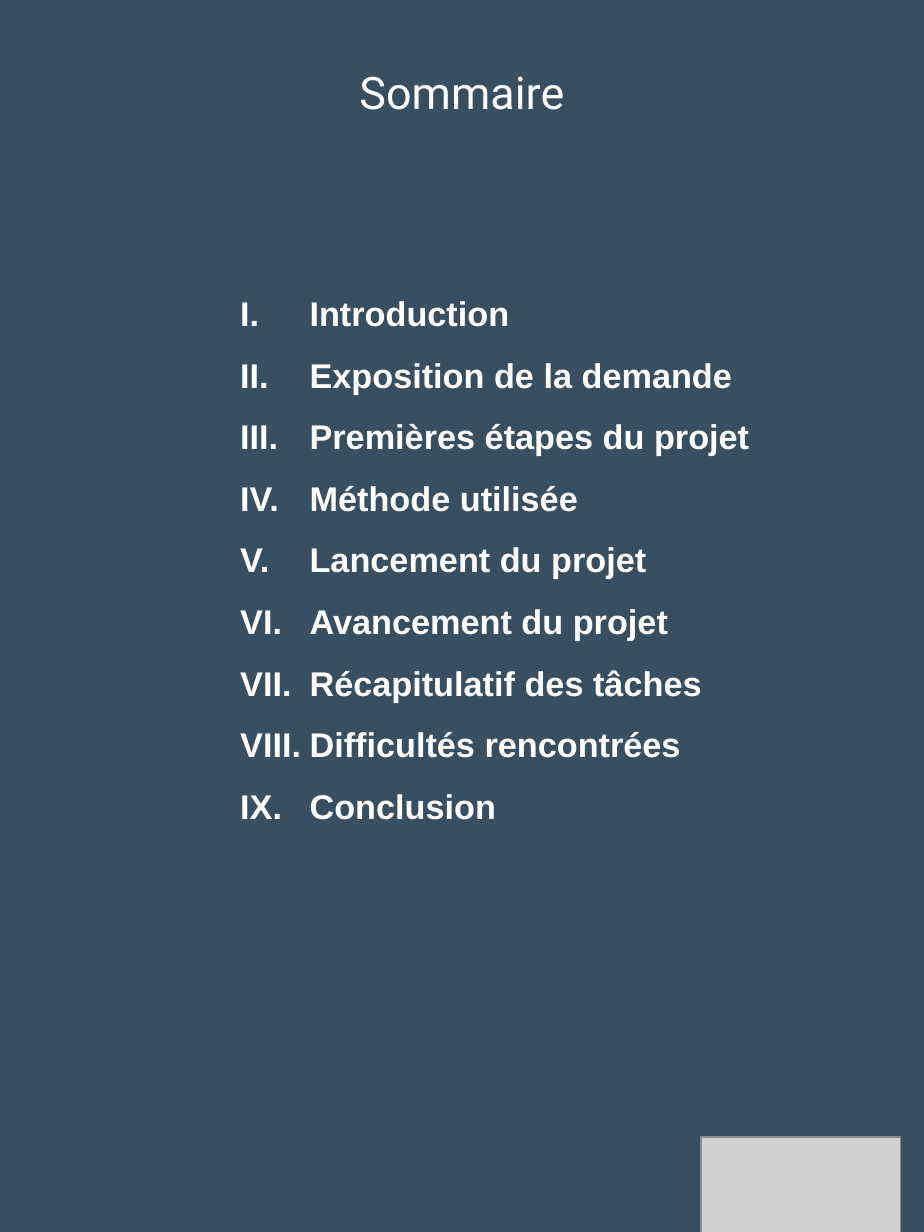
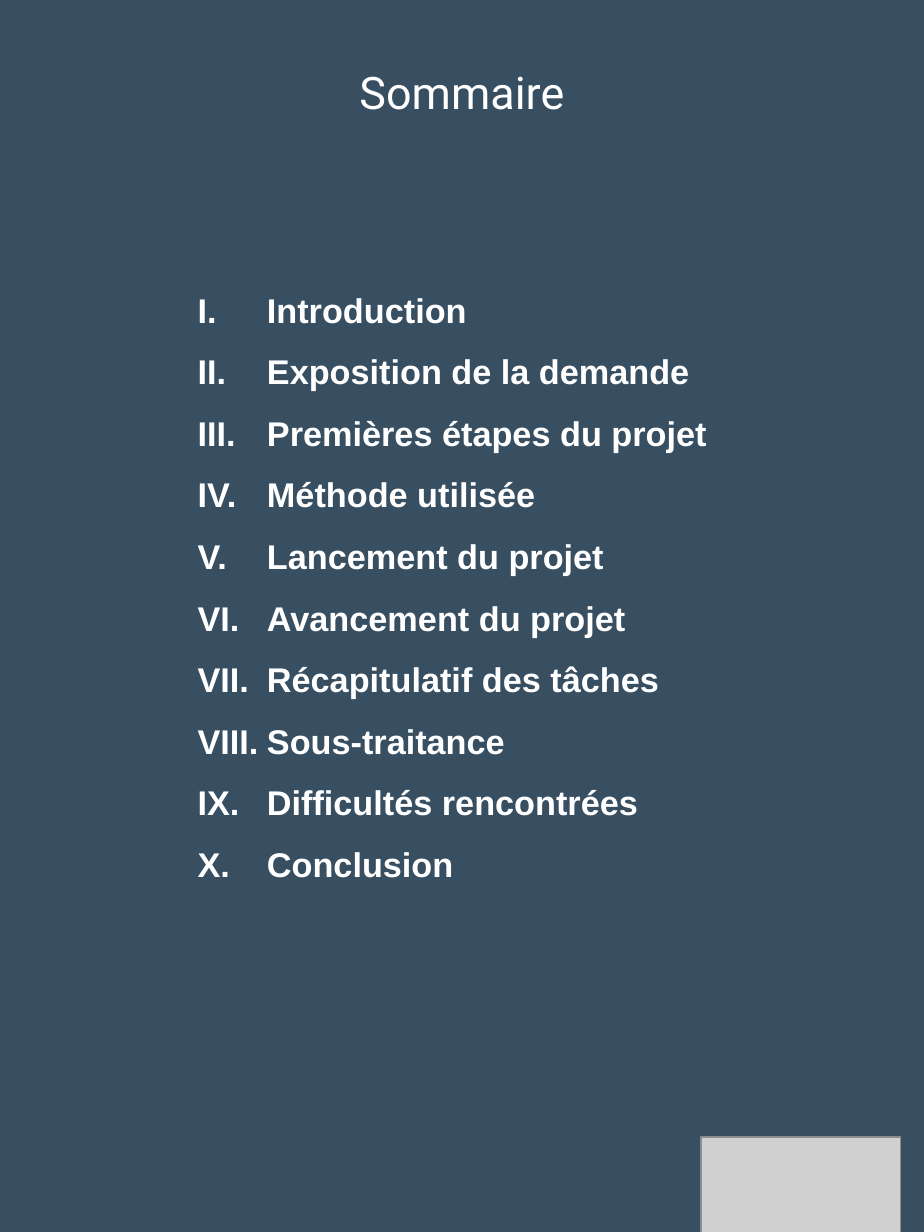
Before and after one commit to Loicpln/Projet_Algo_N2, a slide deck: slide 2 of Elements de presentation/Soutenance finale.pptx. Drawn at 924x1232 pixels with LibreOffice and Linux fonts; fonts in the diff are those of the drawing; grey boxes stand for pictures. Boxes give left, top, right and bottom in pixels: in the first picture for what was removed or moved away, otherwise in the second. Text is boxed around its words. In the diff, an @@ line names an element or a change of style, - is before the commit and + after.

```diff
--- a/Elements de presentation/Soutenance finale.pptx
+++ b/Elements de presentation/Soutenance finale.pptx
@@ text "Introduction": place and size @@
-text "Introduction" at (310, 301, 749, 820)
+text "Introduction" at (267, 298, 706, 878)
@@ text at (267, 729, 505, 755): paragraph added @@
+VIII. Sous-traitance
```
Also in this commit, not shown: 1 other slide changed, 2 slides added, 1 slide removed, 1 other file.
